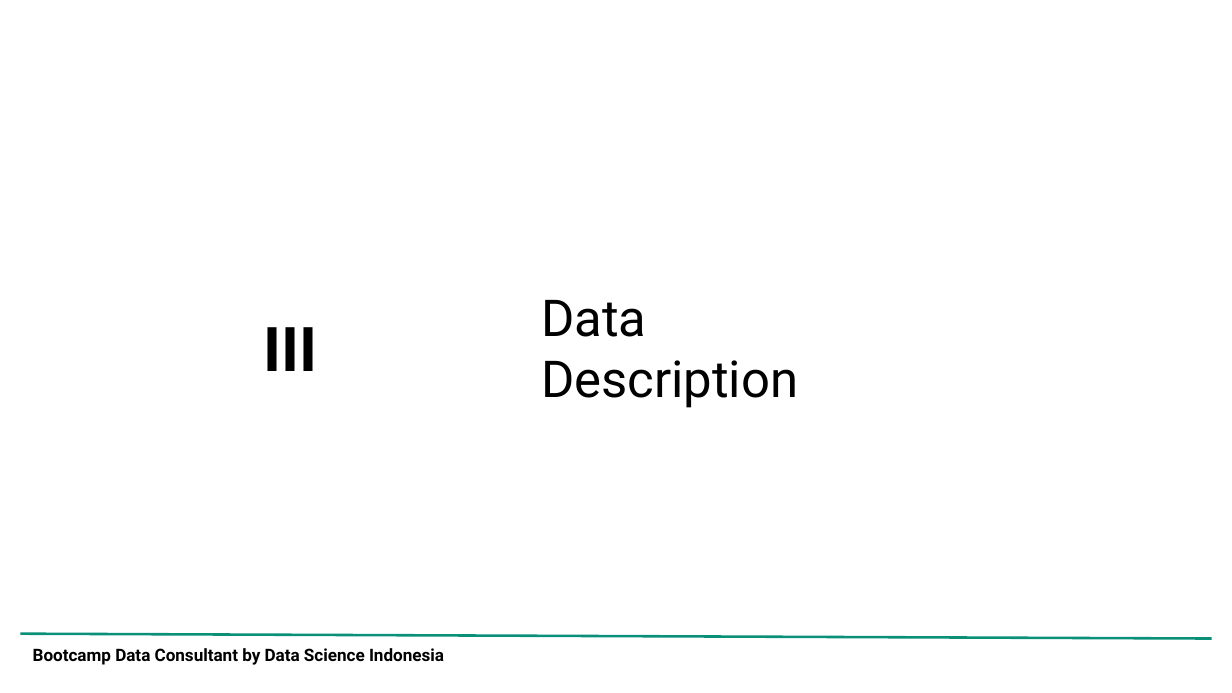
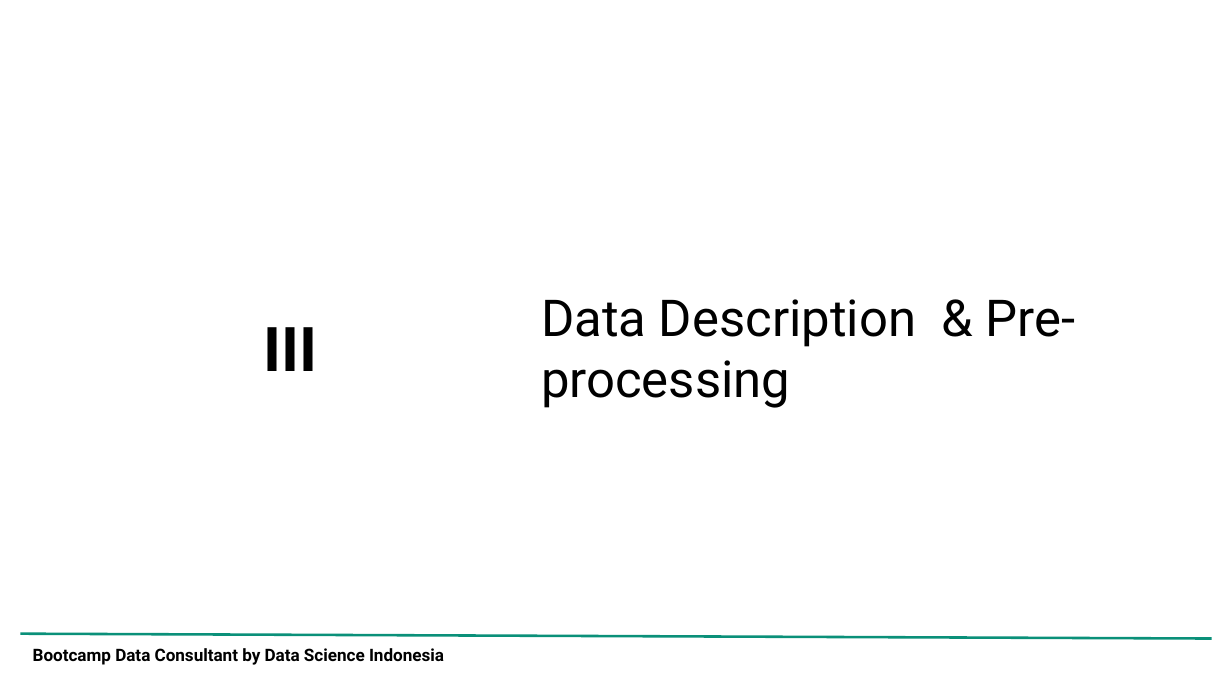
Before and after one commit to adrn-mm/DSLS_Mini-Project-DS_Adrian-Maulana-Muhammad, a slide deck: slide 12 of reports/Project Report_Mini Project DS_Adrian Maulana Muhammad.pptx (slide 8 before the commit). Drawn at 1232x693 pixels with LibreOffice and Linux fonts; fonts in the diff are those of the drawing; background and template pictures are left out. Boxes give left, top, right and bottom in pixels: in the first picture for what was removed or moved away, otherwise in the second. Text is boxed around its words. In the diff, an @@ line names an element or a change of style, - is before the commit and + after.

```diff
--- a/reports/Project Report_Mini Project DS_Adrian Maulana Muhammad.pptx
+++ b/reports/Project Report_Mini Project DS_Adrian Maulana Muhammad.pptx
@@ title at (541, 299, 1076, 408): text changed @@
-Data
-Description
+Data Description & Pre-processing
```
Also in this commit, not shown: 6 other slides changed, 34 slides added, 6 slides removed, 4 other files.
